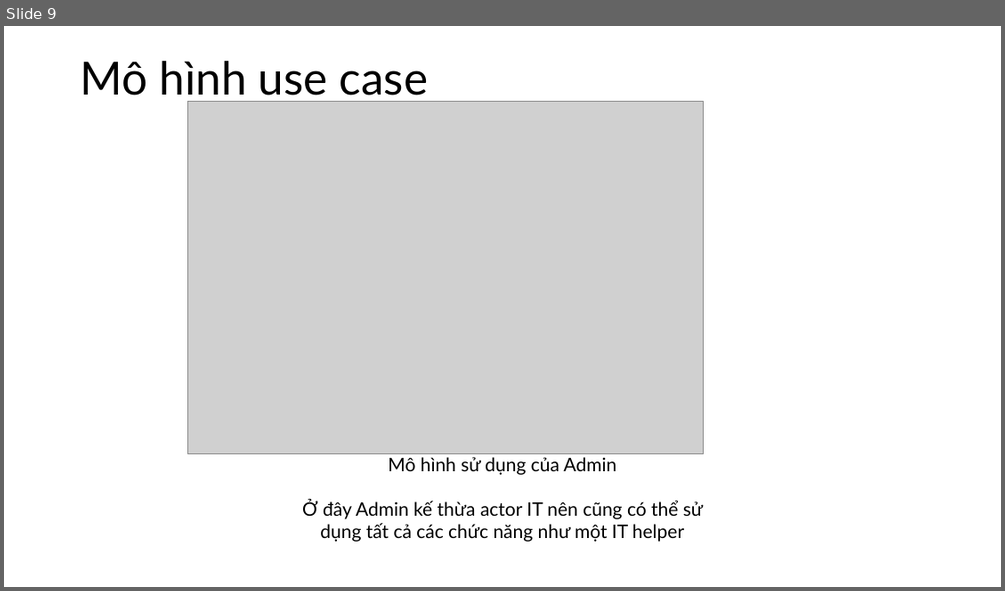
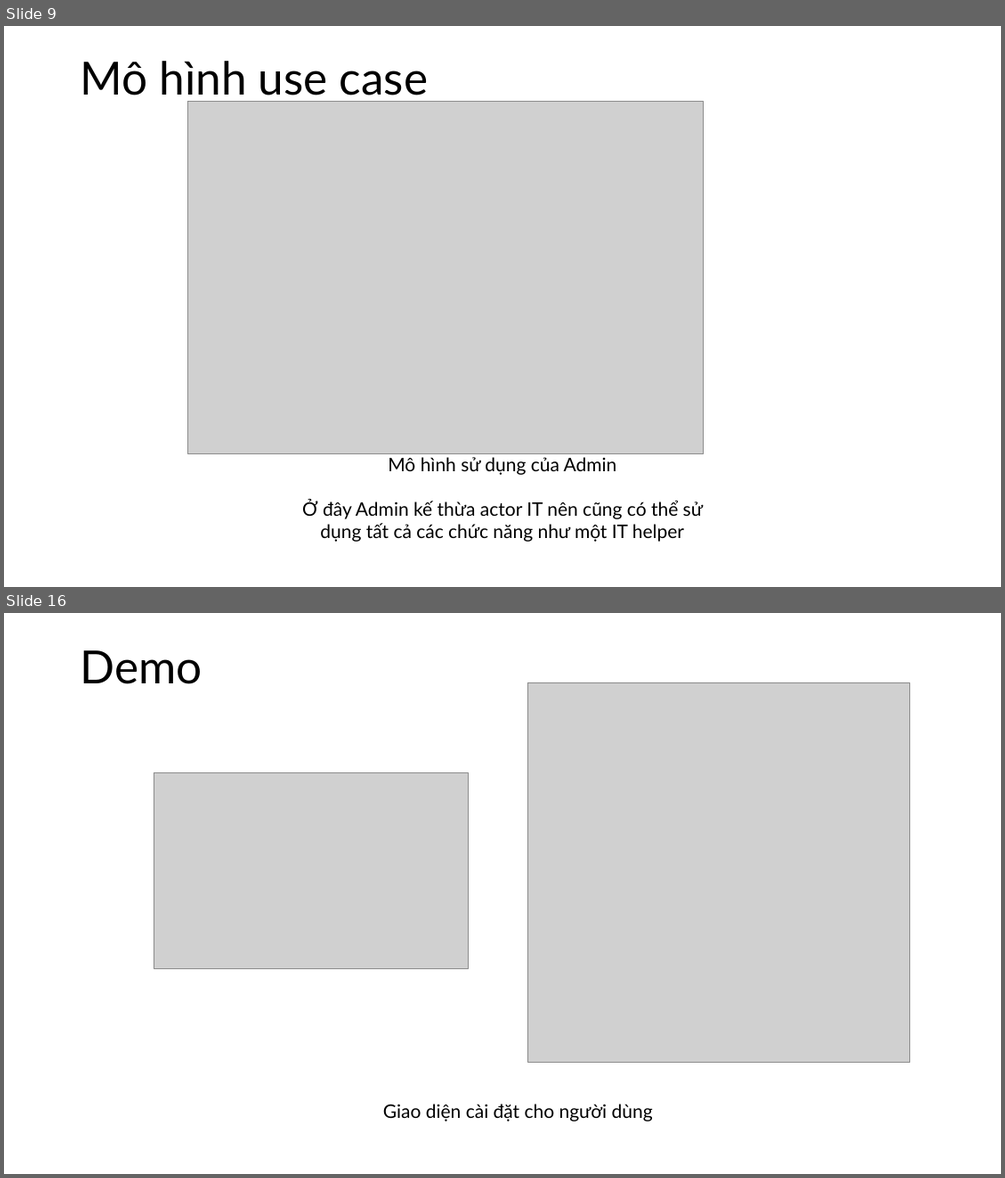
Before and after one commit to ktokto313/Private-Project, a slide deck: Bao_cao_bai_tap.pptx. Shown one above the other, each under a label of ours: slide 9 before the commit, slides 9 and 16 after it; the slides between them are not shown. The pictures are 1005x591 and 1005x1178 pixels, drawn with LibreOffice and Linux fonts; fonts in the diff are those of the drawing; grey boxes stand for pictures. Boxes give left, top, right and bottom in pixels: in the first picture for what was removed or moved away, otherwise in the second. Text is boxed around its words. In the diff, an @@ line names an element or a change of style, - is before the commit and + after.

```diff
--- a/Bao_cao_bai_tap.pptx
+++ b/Bao_cao_bai_tap.pptx
@@ slide 16 added at [4, 613, 1001, 1174], background #FFFFFF @@
@@ title added at [80, 650, 202, 684], 44 pt, text #000000 @@
+Demo
@@ picture added at [527, 682, 909, 1062] @@
@@ picture added at [154, 773, 469, 968] @@
@@ text added at [383, 1103, 653, 1121], 18 pt, text #000000 @@
+Giao diện cài đặt cho người dùng
```
Also in this commit, not shown: 7 other slides added, 1 slide removed, 1 other file.
